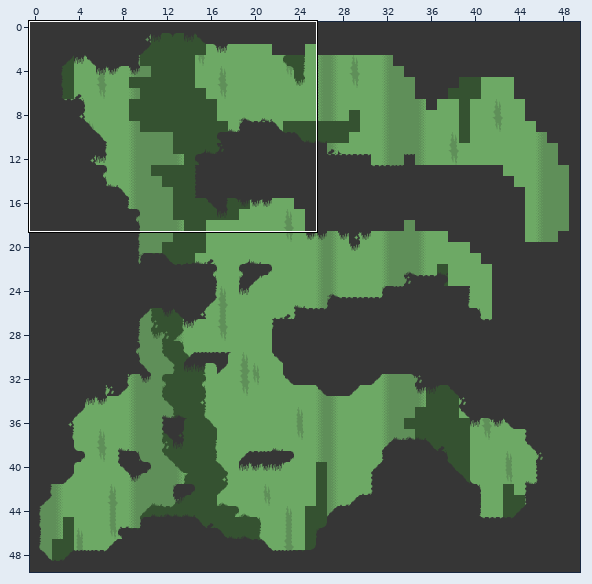
Two versions of a level (Tiled map, levels/level.tmx). Above, an overview of the earlier version with the close-up marked.
Close-up. Earlier state:
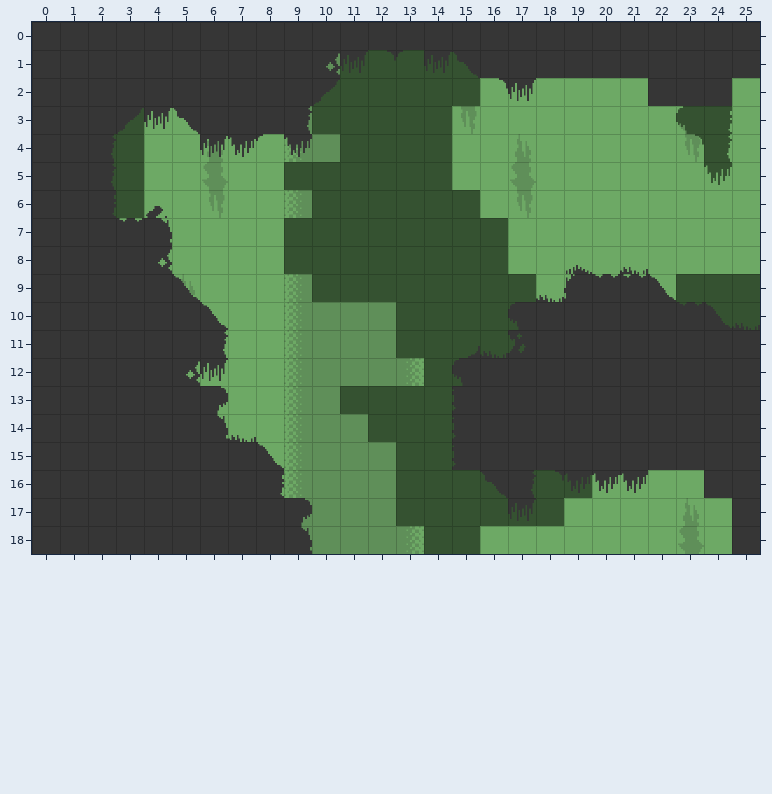
Cells are 32x32 px. Shown: x 0..25, y 0..18. The commit also changed other parts of the map, which this record leaves out.
New version:
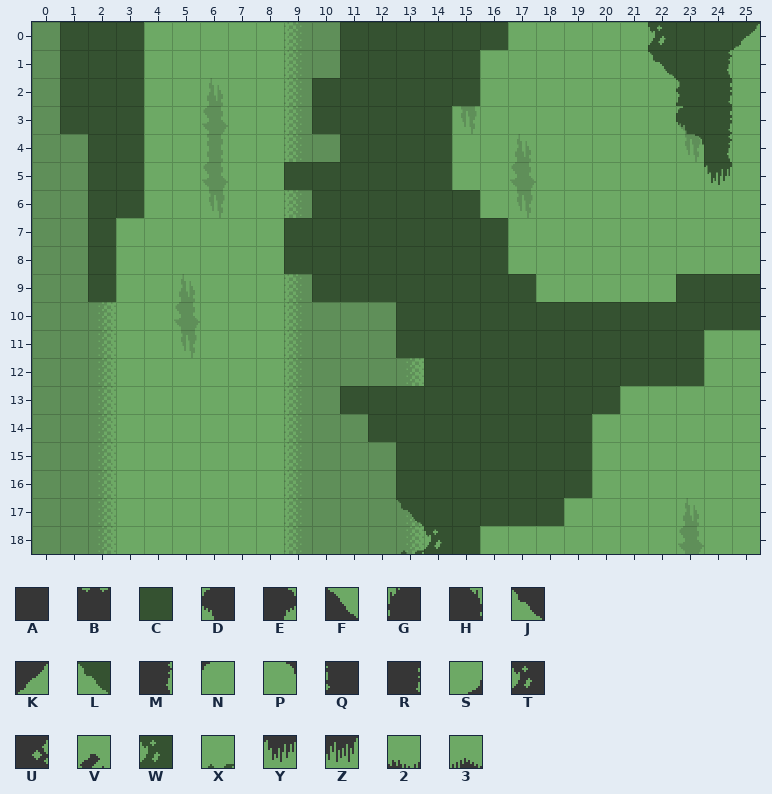
Key: from "mininicular": A 0, B 2, C 4, D 8, E 9, F 11, G 16, H 17, J 18, K 19, L 22, M 25, N 26, P 27, Q 32, R 33, S 35, T 40, U 41, V 42, W 44, X 47, Y 48, Z 49, 2 50, 3 51.
_ is an empty cell.
The exact change:
Layer "'Middle'ground":
y 17: x 13 C -> L
y 18: x 13..14 _C -> XW
Layer "Foreground" (now hidden):
y 0: x 0..25 AAAAAAAAAAAAAAAAAAAAAAAAAA -> __________________________
y 1: x 0..25 AAAAAAAAAAUZPNZJAAAAAAAAAA -> __________________________
y 2: x 0..10 AAAAAAAAAAK -> ___________; x 16..17 PZ -> __; x 22..24 AAA -> ___
y 3: x 0..9 AAAKZJAAAM -> __________
y 4: x 0..2 AAM -> ___; x 6..9 ZYNY -> ____
y 5: x 0..2 AAM -> ___
y 6: x 0..2 AAR -> ___; x 4 V -> _
y 7: x 0..4 AAABH -> _____
y 8: x 0..4 AAAAU -> _____; x 19 3 -> _; x 21 2 -> _
y 9: x 0..5 AAAAAF -> ______; x 18..22 2GBBF -> _____
y 10: x 0..6 AAAAAAF -> _______; x 17..25 DAAAAABF2 -> _________
y 11: x 0..6 AAAAAAM -> _______; x 15..25 S2TAAAAAAAA -> ___________
y 12: x 0..6 AAAAAUZ -> _______; x 15..25 DAAAAAAAAAA -> ___________
y 13: x 0..6 AAAAAAE -> _______; x 15..25 QAAAAAAAAAA -> ___________
y 14: x 0..7 AAAAAAH2 -> ________; x 15..25 QAAAAAAAAAA -> ___________
y 15: x 0..8 AAAAAAAAF -> _________; x 15..25 QAAAAAAAAAA -> ___________
y 16: x 0..8 AAAAAAAAR -> _________; x 16..21 JMPYYY -> ______; x 24..25 AA -> __
y 17: x 0..9 AAAAAAAAAE -> __________; x 17 Z -> _; x 25 A -> _
y 18: x 0..9 AAAAAAAAAH -> __________; x 25 A -> _
Where, in picture pixels (left, top, right, bottom), the same in both close-ups:
changed: (32, 22, 760, 554)
